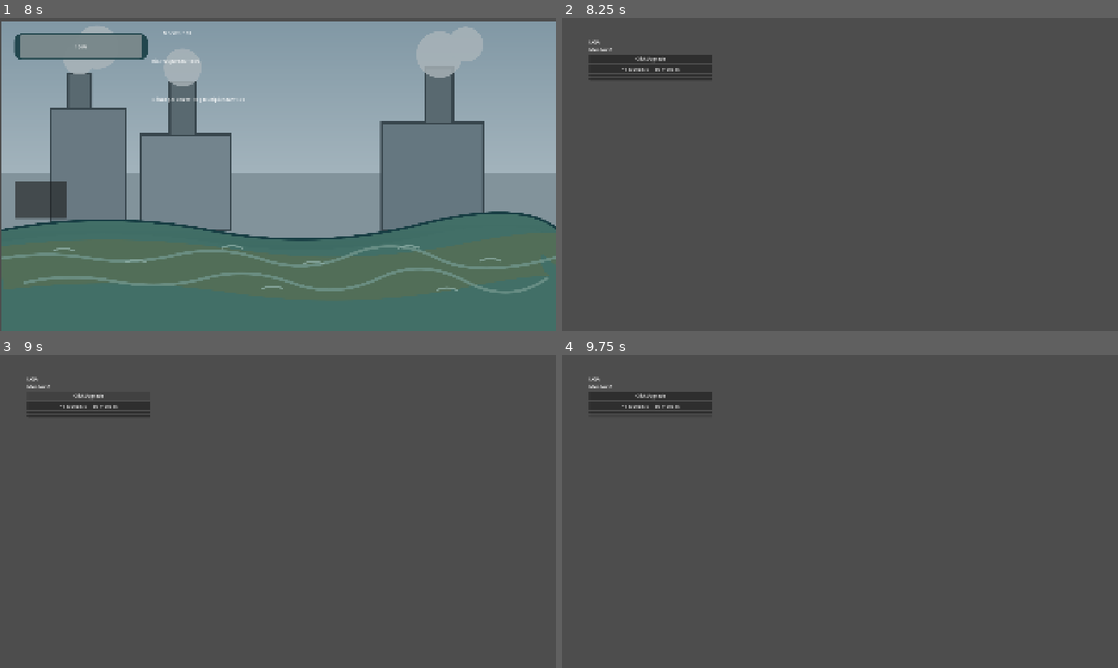
Above: before the commit, frames 1-4 (two rows, left to right).
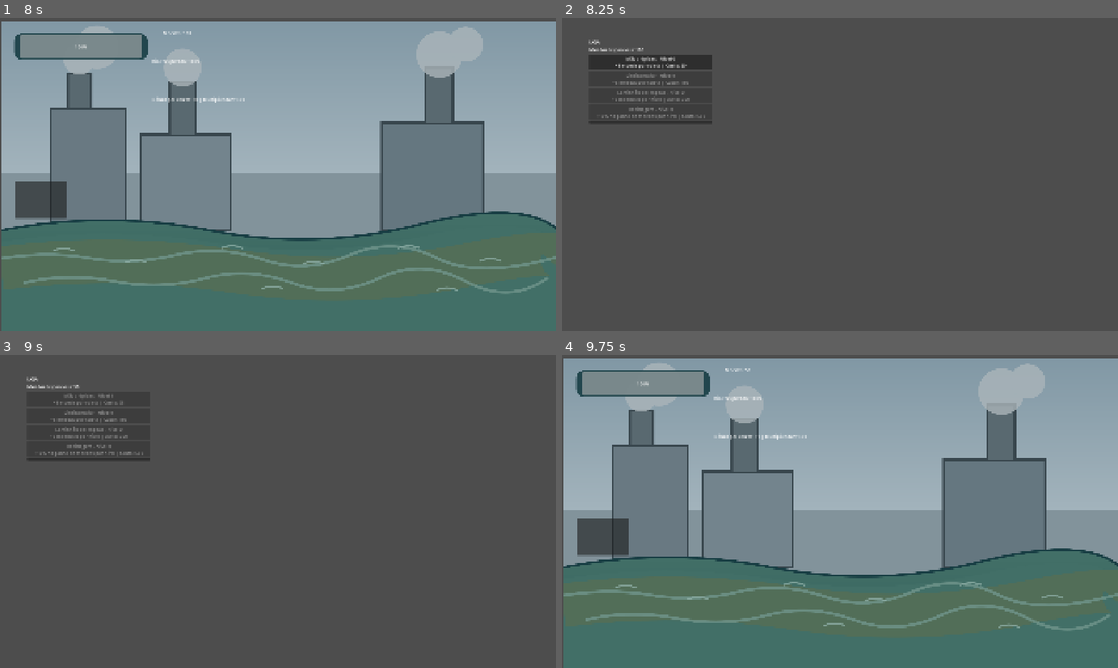
Above: after the commit, the same moments.

Repository: ArthurRansolin/clicker-rio-limpo
Game: Godot game, scene res://Scenes/Main.tscn
Two runs of this game, one before a commit and one after it. Both use one fixed random seed, a clock stepped at 60 frames per second and the inputs below.
Inputs (mouse positions are in pixels of both pictures, inside the frame that each line leads up to; where the layout moved, square brackets give the same spot in the first picture):
- Up to frame 1 (8 s): click (50, 255) at 0.5 s; click (94, 265) at 1.25 s; click (161, 271) at 2 s; click (222, 271) at 2.75 s; click (278, 284) at 3.5 s; click (328, 274) at 4.25 s; click (394, 280) at 5 s; click (450, 274) at 5.75 s; click (489, 274) at 6.5 s; click (522, 262) at 7.25 s
- Up to frame 2 (8.25 s): click (600, 199) at 8 s
- Up to frame 3 (9 s): click (88, 395) at 8.75 s, where only the run before the commit has a clickable "ClickUpgrade"
- Up to frame 4 (9.75 s): click (650, 458) [650, 417] at 9.5 s

Frame 1 is identical in both runs. In frame 2, 0.9% of the frame differs, in the area x 4-27%, y 9-34%; in frame 3, 0.8%; in frame 4, 96%, in the area x 0-100%, y 1-100%.

Commit message:
inclusao botoes

Diff:
--- a/Scenes/Main.tscn
+++ b/Scenes/Main.tscn
@@ -14,7 +14,7 @@
 [ext_resource type="Texture2D" uid="uid://cv4rr00ejw42s" path="res://assets/lixo/pneu.svg" id="11_0sclb"]
 [ext_resource type="Texture2D" uid="uid://mpnlfnhi254j" path="res://assets/lixo/saco_lixo.svg" id="12_sxkr1"]
 
-[node name="Main" type="Control" unique_id=541274630]
+[node name="Main" type="Control" unique_id=466846177]
 layout_mode = 3
 anchors_preset = 15
 anchor_right = 1.0
@@ -171,5 +171,3 @@
 offset_top = 37.0
 offset_right = 134.0
 offset_bottom = 119.0
-
-[connection signal="timeout" from="AutoClickTimer" to="." method="_on_auto_click_timer_timeout"]
--- a/Scenes/shop.tscn
+++ b/Scenes/shop.tscn
@@ -19,15 +19,16 @@
 layout_mode = 2
 text = "Moedas: 0"
 
-[node name="ClickUpgrade" type="Button" parent="VBoxContainer" unique_id=1113503556]
+[node name="HandsButton" type="Button" parent="VBoxContainer" unique_id=302689954]
 layout_mode = 2
-text = "ClickUpgrade"
 
-[node name="AutoClickUpgrade" type="Button" parent="VBoxContainer" unique_id=2084166029]
+[node name="BinButton" type="Button" parent="VBoxContainer" unique_id=603188968]
 layout_mode = 2
-text = "+1 Moeda/s — 50 moedas"
 
-[node name="MultiplierUpgrade" type="Button" parent="VBoxContainer" unique_id=267539033]
+[node name="TruckButton" type="Button" parent="VBoxContainer" unique_id=1419148706]
+layout_mode = 2
+
+[node name="RecyclingButton" type="Button" parent="VBoxContainer" unique_id=1062477209]
 layout_mode = 2
 
 [node name="BackButton" type="Button" parent="VBoxContainer" unique_id=1872382138]
--- a/Scripts/shop.gd
+++ b/Scripts/shop.gd
@@ -1,5 +1,5 @@
 
-extends Control
+extends Node2D
 
 
 func _ready() -> void:
@@ -81,4 +81,4 @@
 
 
 func _on_back_pressed() -> void:
-	get_tree().change_scene_to_file("res://scenes/Main.tscn")
+	get_tree().change_scene_to_file("res://Scenes/Main.tscn")
Not shown: 1 places in Scenes/shop.tscn that only renumber resources
